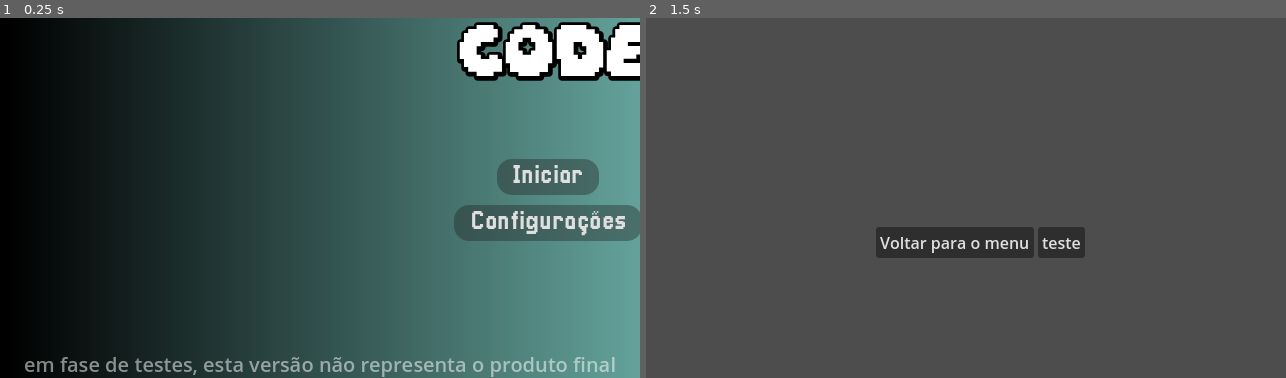
Above: before the commit, frames 1-2 (left to right).
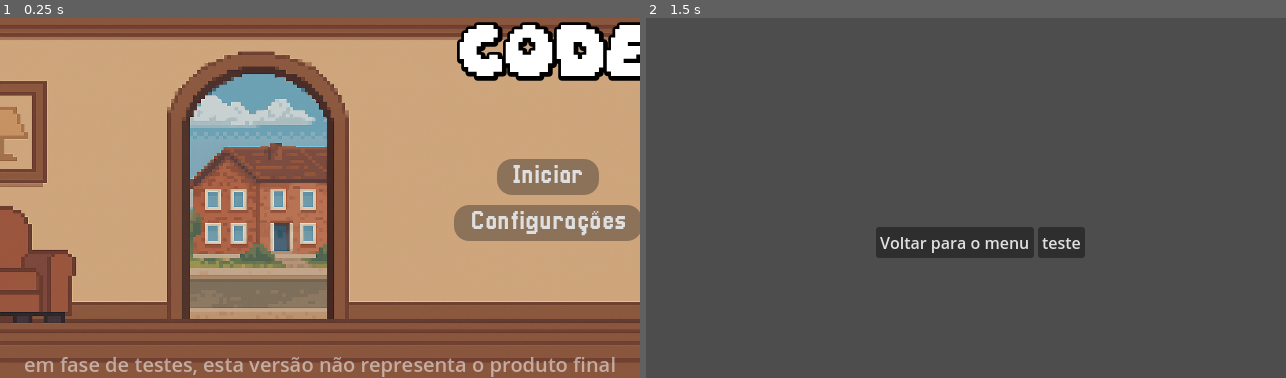
Above: after the commit, the same moments.

Repository: ggxrc/projeto-code
Game: Godot game, scene res://scenes/orquestrator/Orquestrador.tscn
Two runs of this game, one before a commit and one after it. Both use one fixed random seed, a clock stepped at 60 frames per second and the inputs below.
Inputs:
- Up to frame 1 (0.25 s): no input
- Up to frame 2 (1.5 s): click "Voltar para o menu" at 0.5 s; click "Iniciar" at 1.25 s

The runs differ from the first frame. In frame 1, 95% of the frame differs, in the area x 0-100%, y 0-100%; in frame 2, nothing differs.

Commit message:
Mudanças no background
Deus é bom o tempo inteiro

Diff:
--- a/scenes/main menu/MenuPrincipal.tscn
+++ b/scenes/main menu/MenuPrincipal.tscn
@@ -1,15 +1,10 @@
-[gd_scene load_steps=9 format=3 uid="uid://iy7ihik2nwjv"]
+[gd_scene load_steps=8 format=3 uid="uid://iy7ihik2nwjv"]
 
+[ext_resource type="Texture2D" uid="uid://bso2xkhqrxvt3" path="res://scenes/main menu/Background/Tela inicial fundo.png" id="1_4d5ee"]
 [ext_resource type="AudioStream" uid="uid://0to2fgqd3cgp" path="res://scenes/main menu/sfx/songs/ADS.mp3" id="1_qerp7"]
 [ext_resource type="FontFile" uid="uid://brl3qg5td87ra" path="res://assets/fonts/daydream_3/Daydream.ttf" id="2_5dpk2"]
 [ext_resource type="PackedScene" uid="uid://blbkia8fnrlk7" path="res://assets/interface/buttons/BotãoMenu.tscn" id="2_r2p0k"]
 [ext_resource type="Script" uid="uid://rsilvaybvcp4" path="res://scenes/main menu/code/audio_stream_player.gd" id="3_vju2w"]
-
-[sub_resource type="Gradient" id="Gradient_r2p0k"]
-colors = PackedColorArray(0, 0, 0, 1, 0.389219, 0.632897, 0.604017, 1)
-
-[sub_resource type="GradientTexture2D" id="GradientTexture2D_qerp7"]
-gradient = SubResource("Gradient_r2p0k")
 
 [sub_resource type="LabelSettings" id="LabelSettings_r4ny2"]
 font_size = 20
@@ -31,7 +26,7 @@
 anchor_bottom = 1.0
 grow_horizontal = 2
 grow_vertical = 2
-texture = SubResource("GradientTexture2D_qerp7")
+texture = ExtResource("1_4d5ee")
 expand_mode = 2
 
 [node name="AudioStreamPlayer" type="AudioStreamPlayer" parent="."]
--- a/scenes/orquestrator/Orquestrador.tscn
+++ b/scenes/orquestrator/Orquestrador.tscn
@@ -9,15 +9,8 @@
 
 [node name="LevelSelection" parent="." instance=ExtResource("2_ddja5")]
 
-[node name="voltar_menu" parent="LevelSelection" index="0"]
-offset_left = 0.0
-offset_top = 0.0
-offset_right = 924.0
-offset_bottom = 124.0
-
 [node name="MenuPrincipal" parent="." instance=ExtResource("3_n5i1m")]
 
-[connection signal="pressed" from="LevelSelection/voltar_menu" to="." method="_on_voltar_menu_pressed"]
 [connection signal="pressed" from="MenuPrincipal/VBoxContainer/Iniciar" to="." method="_on_iniciar_pressed"]
 
 [editable path="LevelSelection"]
Binary file added: scenes/main menu/Background/Tela inicial fundo.png
Not shown, added: scenes/main menu/Background/Tela inicial fundo.png.import
